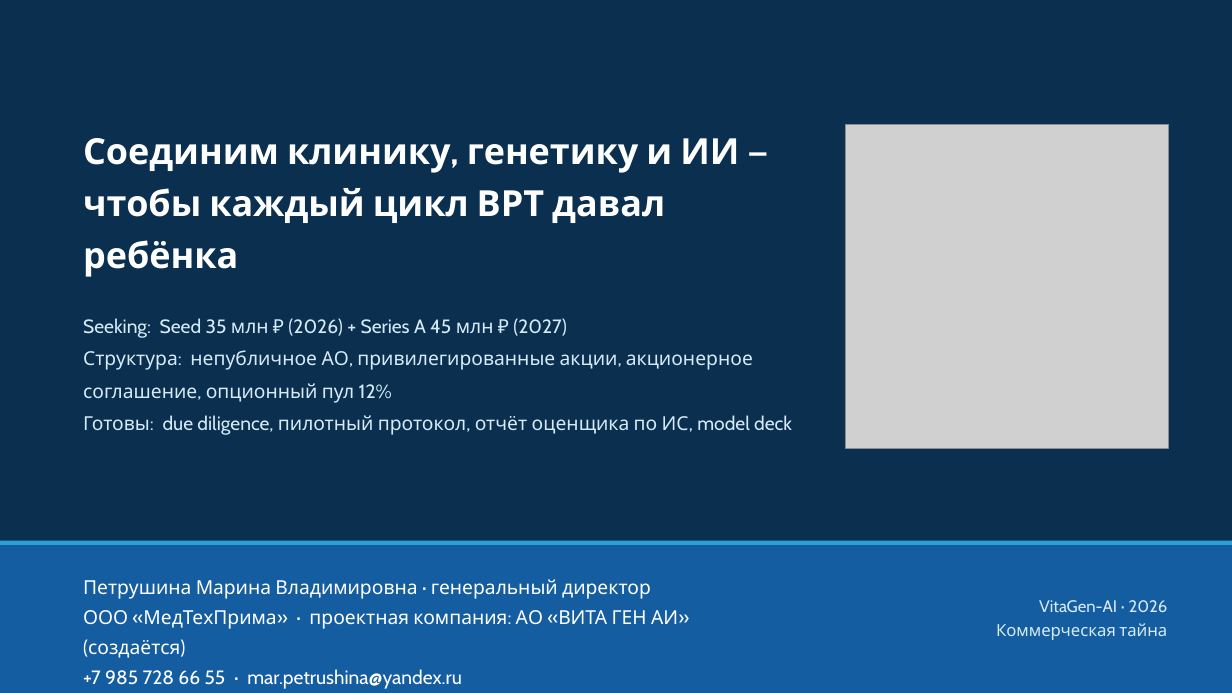
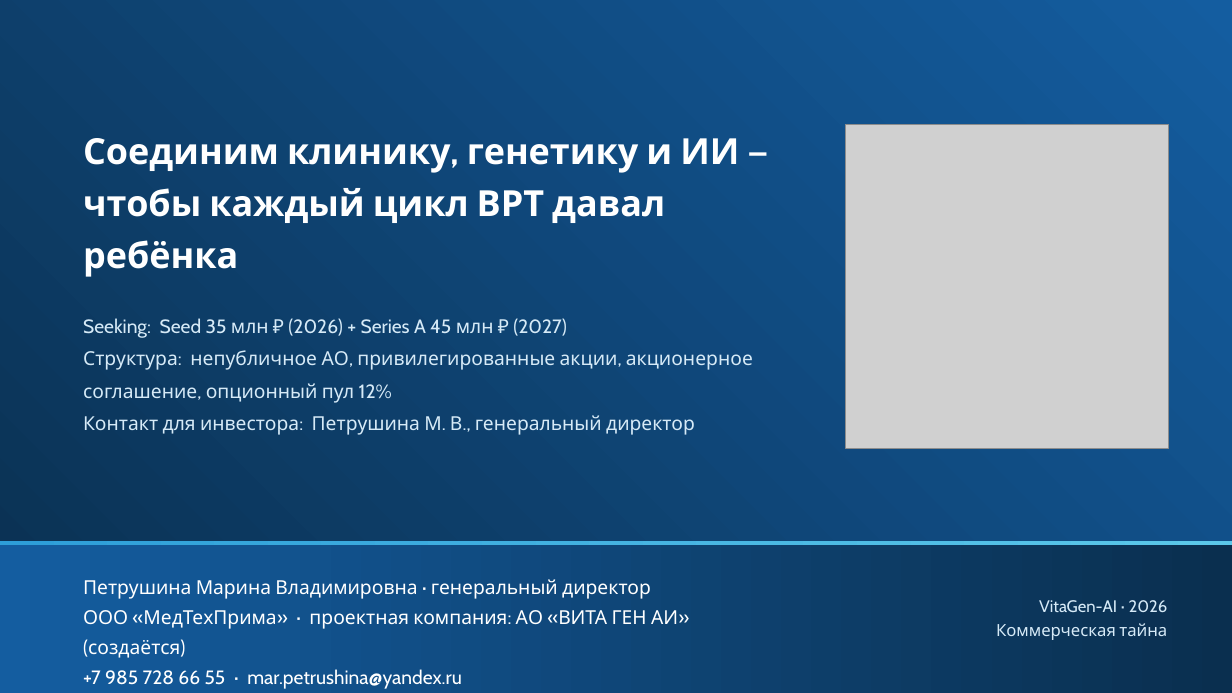
Before and after one commit to Mary-RND/vebinar-ii-analitik-landing, a slide deck: slide 17 of Business plan/Готовые документы/VitaGen_Инвестиционная_презентация.pptx (slide 15 before the commit). Drawn at 1232x693 pixels with LibreOffice and Linux fonts; fonts in the diff are those of the drawing; grey boxes stand for pictures. Boxes give left, top, right and bottom in pixels: in the first picture for what was removed or moved away, otherwise in the second. Text is boxed around its words. In the diff, an @@ line names an element or a change of style, - is before the commit and + after.

```diff
--- a/Business plan/Готовые документы/VitaGen_Инвестиционная_презентация.pptx
+++ b/Business plan/Готовые документы/VitaGen_Инвестиционная_презентация.pptx
@@ rectangle at [0, 0, 1232, 693]: fill #0A2F4F to gradient #0A2F4F to #145DA0 @@
@@ text at [83, 415, 695, 435]: text changed @@
-Готовы: due diligence, пилотный протокол, отчёт оценщика по ИС, model deck
+Контакт для инвестора: Петрушина М. В., генеральный директор
@@ rectangle at [0, 541, 1232, 547]: fill #2E9ED8 to gradient #2E9ED8 to #5BC8EA @@
@@ rectangle at [0, 545, 1232, 693]: fill #145DA0 to gradient #145DA0 to #0A2F4F @@
```
Also in this commit, not shown: 14 other slides changed, 2 slides added, 11 other files.
